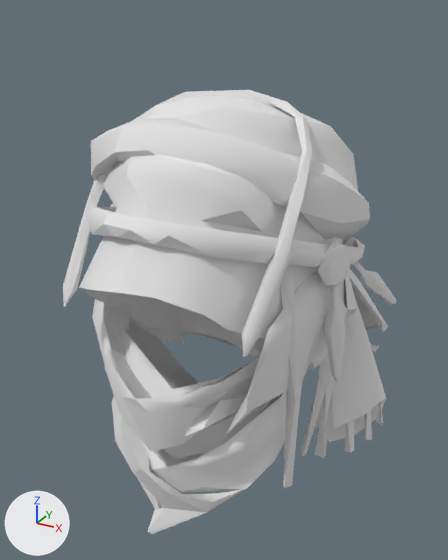
What one commit did to the glTF model godot-client/assets/actors/native/equipment/variants/stoneborn_male/sunmane_steppe_headgear_04.glb.
Rendered twice from a 50 mm lens placed at (0.275, -0.479, 0.26), pointed at (-0.015, 0.048, -0.004). Every picture has the same lights, and +X, +Y and +Z are marked at lower left. The first picture is the older version. Vertices at exactly the same position are counted once.

In view in the first picture: 'Steppe Turban'.
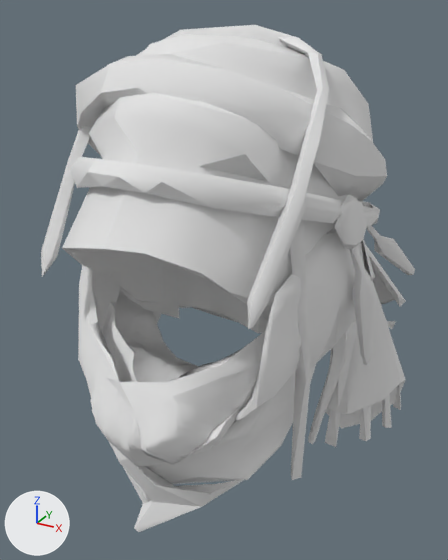
What differs and where, as boxes [x1, y1, x2, y2] in the pictures (448 x 560 px; the box of a moved part takes in the faces that stretch with it):
'Steppe Turban', reshaped (12% wider, 14% taller)
    before: [63, 90, 397, 534]
    after: [41, 25, 415, 532]
part 1 of me_steppe_turban, moved or reshaped
    before: [345, 420, 354, 453]
    after: [359, 405, 371, 441]
part 2 of me_steppe_turban, moved or reshaped
    before: [376, 401, 383, 425]
    after: [393, 384, 401, 410]
part 3 of me_steppe_turban, moved or reshaped
    before: [63, 90, 312, 357]
    after: [41, 25, 329, 329]
part 4 of me_steppe_turban, moved or reshaped
    before: [280, 265, 300, 488]
    after: [290, 220, 311, 480]
part 5 of me_steppe_turban, moved or reshaped
    before: [354, 262, 397, 305]
    after: [366, 226, 415, 275]
part 6 of me_steppe_turban, moved or reshaped
    before: [364, 410, 372, 440]
    after: [382, 394, 392, 428]
part 7 of me_steppe_turban, rebuilt
    before: [79, 96, 370, 371]
    after: [62, 34, 387, 333]
part 8 of me_steppe_turban, rebuilt (13% wider, 12% taller)
    before: [112, 322, 302, 534]
    after: [101, 294, 316, 532]
part 9 of me_steppe_turban, rebuilt (14% wider, 16% taller)
    before: [196, 271, 357, 436]
    after: [192, 228, 375, 420]
part 10 of me_steppe_turban, rebuilt (11% wider)
    before: [315, 268, 388, 442]
    after: [325, 246, 406, 428]
part 11 of me_steppe_turban, rebuilt (11% wider, 15% taller)
    before: [86, 206, 365, 267]
    after: [70, 157, 380, 227]
part 12 of me_steppe_turban, rebuilt (12% wider, 32% taller)
    before: [92, 300, 259, 452]
    after: [78, 265, 265, 466]
part 13 of me_steppe_turban, rebuilt
    before: [300, 355, 332, 456]
    after: [308, 331, 347, 444]
part 14 of me_steppe_turban, added
    after: [325, 410, 341, 447]
part 15 of me_steppe_turban, added
    after: [350, 245, 377, 365]
part 16 of me_steppe_turban, added
    after: [335, 195, 367, 249]
part 17 of me_steppe_turban, deleted
    before: [324, 285, 345, 382]
part 18 of me_steppe_turban, deleted
    before: [318, 240, 350, 288]
part 19 of me_steppe_turban, deleted
    before: [315, 426, 329, 459]

Diff of the bpy script that builds the scene:
```diff
--- a/godot-client/assets/actors/native/equipment/variants/stoneborn_male/sunmane_steppe_headgear_04.glb.py
+++ b/godot-client/assets/actors/native/equipment/variants/stoneborn_male/sunmane_steppe_headgear_04.glb.py
@@ me_steppe_turban @@
-me_steppe_turban.from_pydata(...)  # 844 vertices, 1540 faces; spans x -0.158..0.151, y -0.136..0.254, z -0.222..0.193
+me_steppe_turban.from_pydata(...)  # 2729 vertices, 5290 faces; spans x -0.171..0.164, y -0.151..0.276, z -0.203..0.246
+# me_steppe_turban part 1: the loose piece of 6 vertices spanning x 0.112..0.128, y 0.094..0.111, z -0.21..-0.157 is scaled about its middle by (1.1, 1.16, 1.11), then moved by (0.015, 0.007, 0.021)
+# me_steppe_turban part 2: the loose piece of 6 vertices spanning x 0.134..0.146, y 0.146..0.156, z -0.199..-0.154 is scaled about its middle by (1.13, 1.1, 1.12), then moved by (0.016, 0.011, 0.023)
+# me_steppe_turban part 3: the loose piece of 56 vertices spanning x -0.108..0.1, y -0.106..0.041, z 0.01..0.193 is scaled about its middle by 1.11, then moved by (0.0, -0.003, 0.043)
+# me_steppe_turban part 4: the loose piece of 12 vertices spanning x 0.079..0.105, y -0.039..-0.019, z -0.172..0.079 is scaled about its middle by 1.11, then moved by (0.009, -0.004, 0.032)
+# me_steppe_turban part 5: the loose piece of 19 vertices spanning x 0.103..0.151, y 0.095..0.125, z -0.027..0.028 is scaled about its middle by (1.09, 1.09, 1.08), then moved by (0.01, 0.009, 0.035)
+# me_steppe_turban part 6: the loose piece of 8 vertices spanning x 0.128..0.143, y 0.113..0.126, z -0.2..-0.15 is scaled about its middle by (1.18, 1.07, 1.14), then moved by (0.017, 0.009, 0.022)
+# me_steppe_turban part 7: the loose piece of 254 vertices spanning x -0.142..0.124, y -0.136..0.187, z -0.12..0.189 is rebuilt with 334 vertices and now spans x -0.153..0.134, y -0.147..0.202, z -0.095..0.239
+# me_steppe_turban part 8: the loose piece of 95 vertices spanning x -0.108..0.094, y -0.107..0.06, z -0.222..-0.019 is rebuilt with 995 vertices and now spans x -0.117..0.103, y -0.13..0.065, z -0.203..0.015
+# me_steppe_turban part 9: the loose piece of 85 vertices spanning x -0.13..0.122, y -0.077..0.18, z -0.121..0.048 is rebuilt with 250 vertices and now spans x -0.141..0.137, y -0.096..0.195, z -0.092..0.087
+# me_steppe_turban part 10: the loose piece of 79 vertices spanning x 0.018..0.147, y 0.087..0.254, z -0.214..0.029 is rebuilt with 131 vertices and now spans x 0.02..0.164, y 0.092..0.276, z -0.195..0.066
+# me_steppe_turban part 11: the loose piece of 67 vertices spanning x -0.132..0.124, y -0.119..0.198, z 0.0..0.112 is rebuilt with 67 vertices and now spans x -0.143..0.134, y -0.129..0.214, z 0.035..0.156
+# me_steppe_turban part 12: the loose piece of 30 vertices spanning x -0.11..0.074, y -0.114..0.017, z -0.114..0.08 is rebuilt with 622 vertices and now spans x -0.119..0.091, y -0.151..0.019, z -0.112..0.122
+# me_steppe_turban part 13: the loose piece of 13 vertices spanning x 0.071..0.095, y 0.067..0.125, z -0.215..0.026 is rebuilt with 73 vertices and now spans x 0.079..0.106, y 0.068..0.135, z -0.196..0.063
+# me_steppe_turban part 14: a new loose piece of 42 vertices spanning x 0.095..0.111, y 0.086..0.109, z -0.202..-0.133, in mat_steppe_turban_base (its picture is missing)
+# me_steppe_turban part 15: a new loose piece of 21 vertices spanning x 0.124..0.157, y 0.005..0.029, z -0.042..0.082, in mat_steppe_turban_base (its picture is missing)
+# me_steppe_turban part 16: a new loose piece of 17 vertices spanning x 0.121..0.137, y -0.01..0.033, z 0.07..0.115, in mat_steppe_turban_base (its picture is missing)
+# me_steppe_turban part 17: the loose piece of 21 vertices spanning x 0.109..0.13, y 0.005..0.024, z -0.067..0.042 is deleted
+# me_steppe_turban part 18: the loose piece of 17 vertices spanning x 0.109..0.126, y -0.009..0.031, z 0.031..0.074 is deleted
+# me_steppe_turban part 19: 6 vertices removed from x 0.086..0.1, y 0.082..0.101, z -0.221..-0.162
+# other edits to the shape of me_steppe_turban do not show in these pictures
 me_steppe_turban.materials.append(mat_steppe_turban_base)
```
